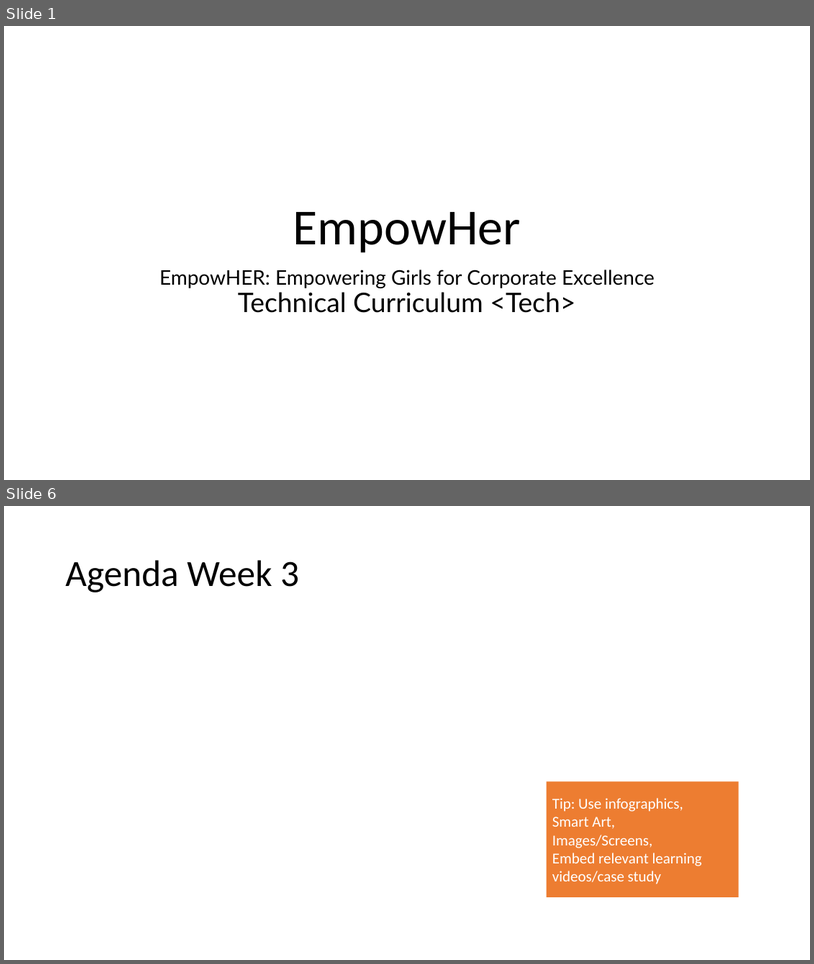
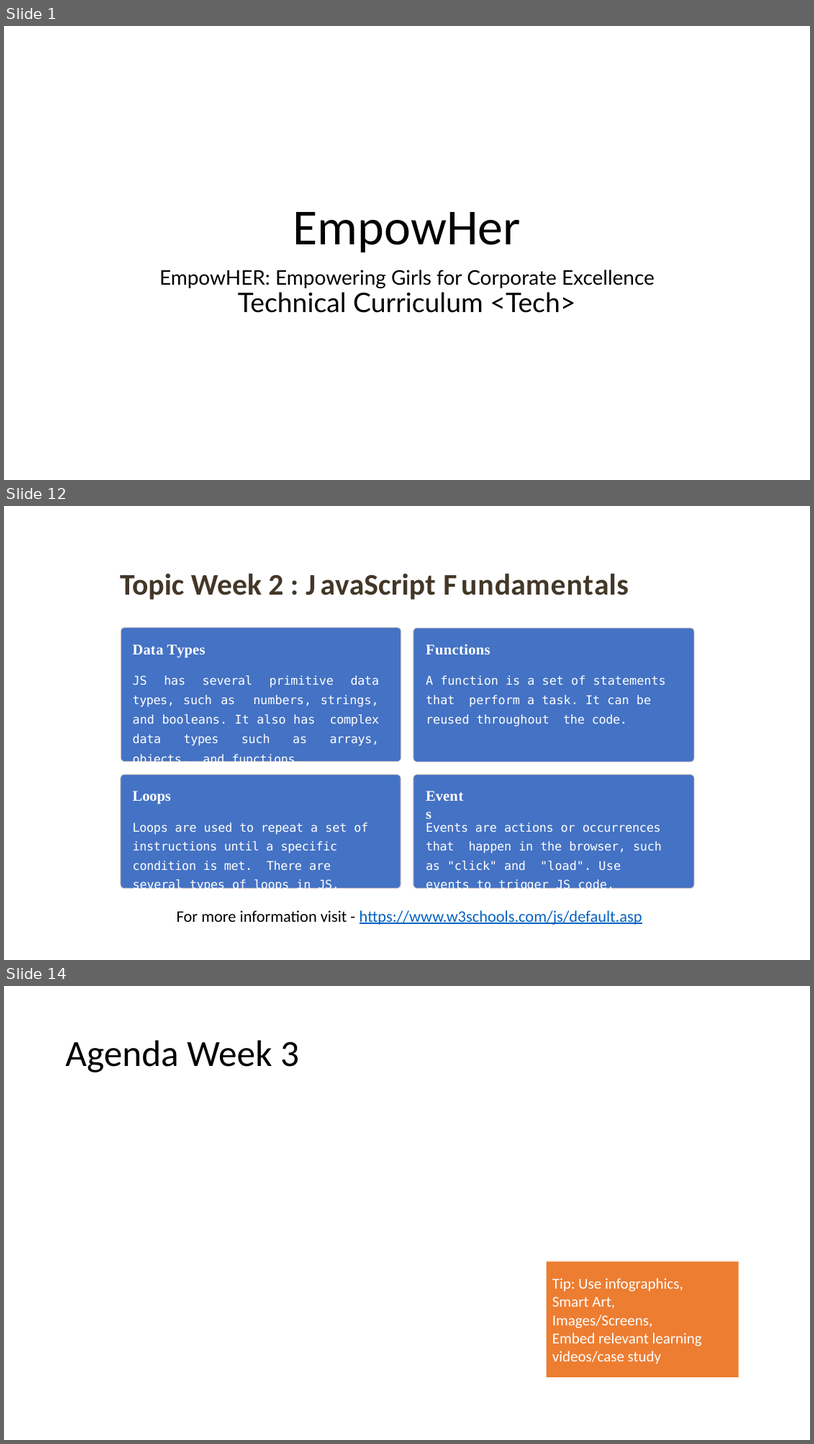
Before and after one commit to spoorthiempowher/Empowher-Curriculum, a slide deck: Angular/EmpowHer - Tech Curriculum.pptx. Shown one above the other, each under a label of ours: slides 1 and 6 before the commit, slides 1, 12 and 14 after it; the slides between them are not shown. The pictures are 814x964 and 814x1444 pixels, drawn with LibreOffice and Linux fonts; fonts in the diff are those of the drawing; grey boxes stand for pictures. Boxes give left, top, right and bottom in pixels: in the first picture for what was removed or moved away, otherwise in the second. Text is boxed around its words. In the diff, an @@ line names an element or a change of style, - is before the commit and + after.

Commit message:
Week 1 and 2 content

```diff
--- a/Angular/EmpowHer - Tech Curriculum.pptx
+++ b/Angular/EmpowHer - Tech Curriculum.pptx
@@ slide 12 added at [4,506,810,960], background #FFFFFF @@
@@ title added at [120,573,629,600], 35.7 pt, text #433728, bold @@
+Topic Week 2 : J avaScript F undamentals
@@ freeform shape added at [121,628,401,762], fill #4472C4 @@
@@ freeform shape added at [121,628,401,762], fill #4472C4, outline #D7C5C1 0.75 pt @@
@@ freeform shape added at [414,628,694,762], fill #4472C4 @@
@@ freeform shape added at [414,628,694,762], fill #4472C4, outline #D7C5C1 0.75 pt @@
@@ text added at [133,644,380,766], 14.4 pt, text #FFFFFF @@
+Data Types
+JS has several primitive data types, such as numbers, strings, and booleans. It also has complex data types such as arrays, objects, and functions.
@@ text added at [426,644,491,654], 17.6 pt, text #FFFFFF, bold @@
+Functions
@@ text added at [426,675,666,726], 14.4 pt, text #FFFFFF @@
+A function is a set of statements that perform a task. It can be reused throughout the code.
@@ freeform shape added at [121,775,401,888], fill #4472C4 @@
@@ freeform shape added at [121,775,401,888], fill #4472C4, outline #D7C5C1 0.75 pt @@
@@ freeform shape added at [414,775,694,888], fill #4472C4 @@
@@ freeform shape added at [414,775,694,888], fill #4472C4, outline #D7C5C1 0.75 pt @@
@@ text added at [133,790,368,892], 14.4 pt, text #FFFFFF @@
+Loops
+Loops are used to repeat a set of instructions until a specific condition is met. There are several types of loops in JS.
@@ text added at [426,822,662,892], 14.4 pt, text #FFFFFF @@
+Events are actions or occurrences that happen in the browser, such as "click" and "load". Use events to trigger JS code.
@@ text added at [426,879,470,892], 17.6 pt, text #FFFFFF, bold @@
+Events
@@ text added at [177,910,643,924], 19.2 pt, text #0563C1, underline @@
+For more information visit - https://www.w3schools.com/js/default.asp
@@ rectangle added at [678,901,802,930], fill #FFFFFF, outline #FFFFFF 1 pt @@
@@ what was slide 6 is now slide 14 @@
```
Also in this commit, not shown: 11 other slides added, 4 slides removed.
